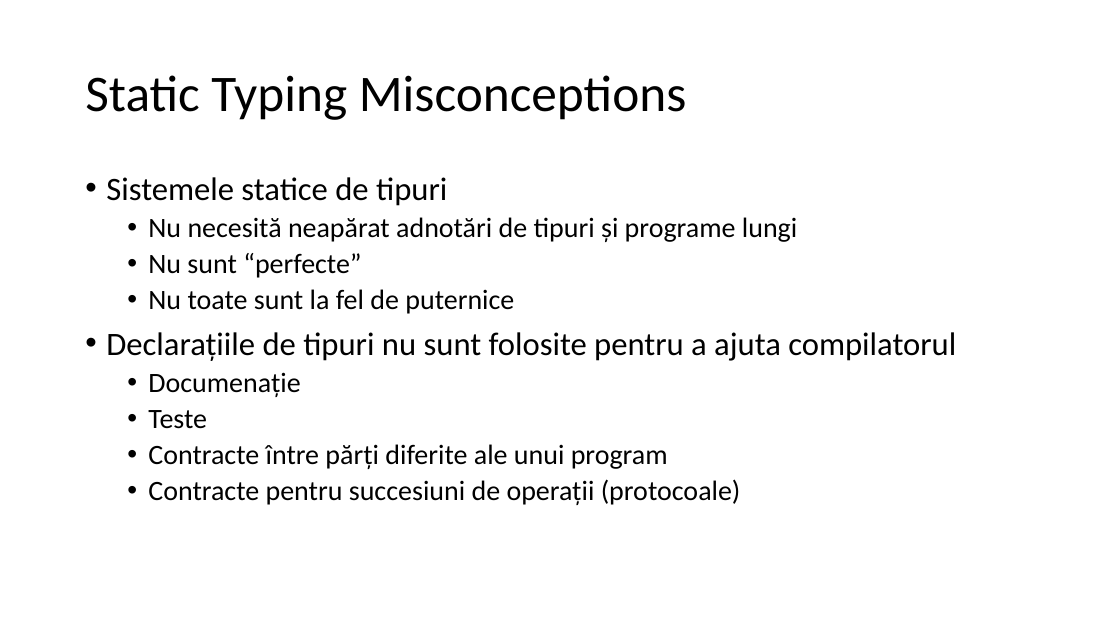
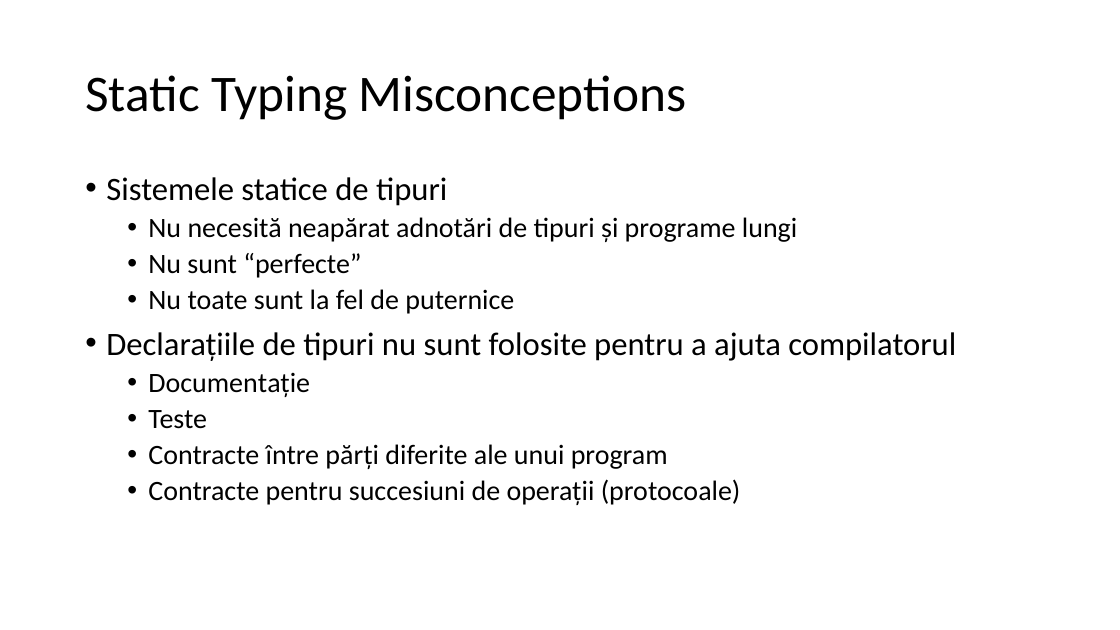
Before and after one commit to lnicola/acpp14, a slide deck: slide 23 of day1/Advanced C++ Day 1.pptx (slide 14 before the commit). Drawn at 1120x630 pixels with LibreOffice and Linux fonts; fonts in the diff are those of the drawing. Boxes give left, top, right and bottom in pixels: in the first picture for what was removed or moved away, otherwise in the second. Text is boxed around its words. In the diff, an @@ line names an element or a change of style, - is before the commit and + after.

```diff
--- a/day1/Advanced C++ Day 1.pptx
+++ b/day1/Advanced C++ Day 1.pptx
@@ text at [148,373,310,397]: text changed @@
-  • Documenație
+  • Documentație
```
Also in this commit, not shown: 6 other slides changed, 16 slides added.
